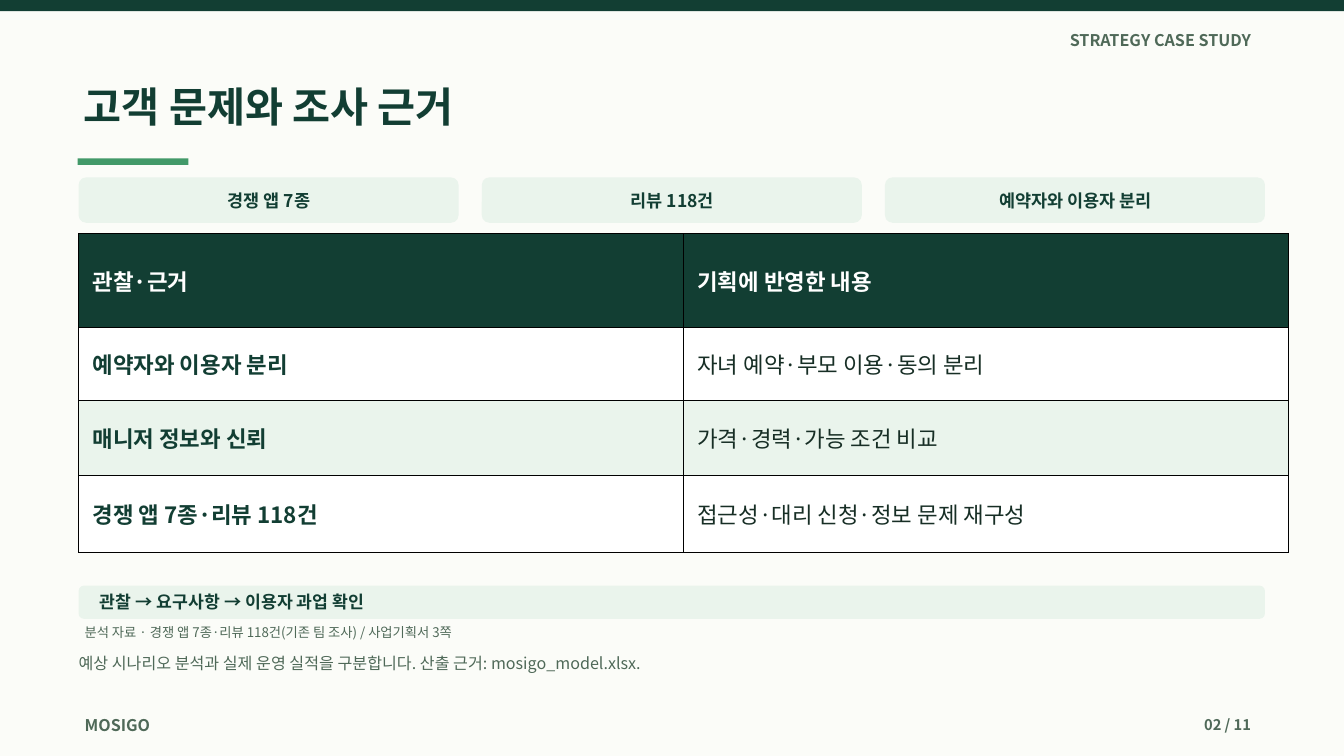
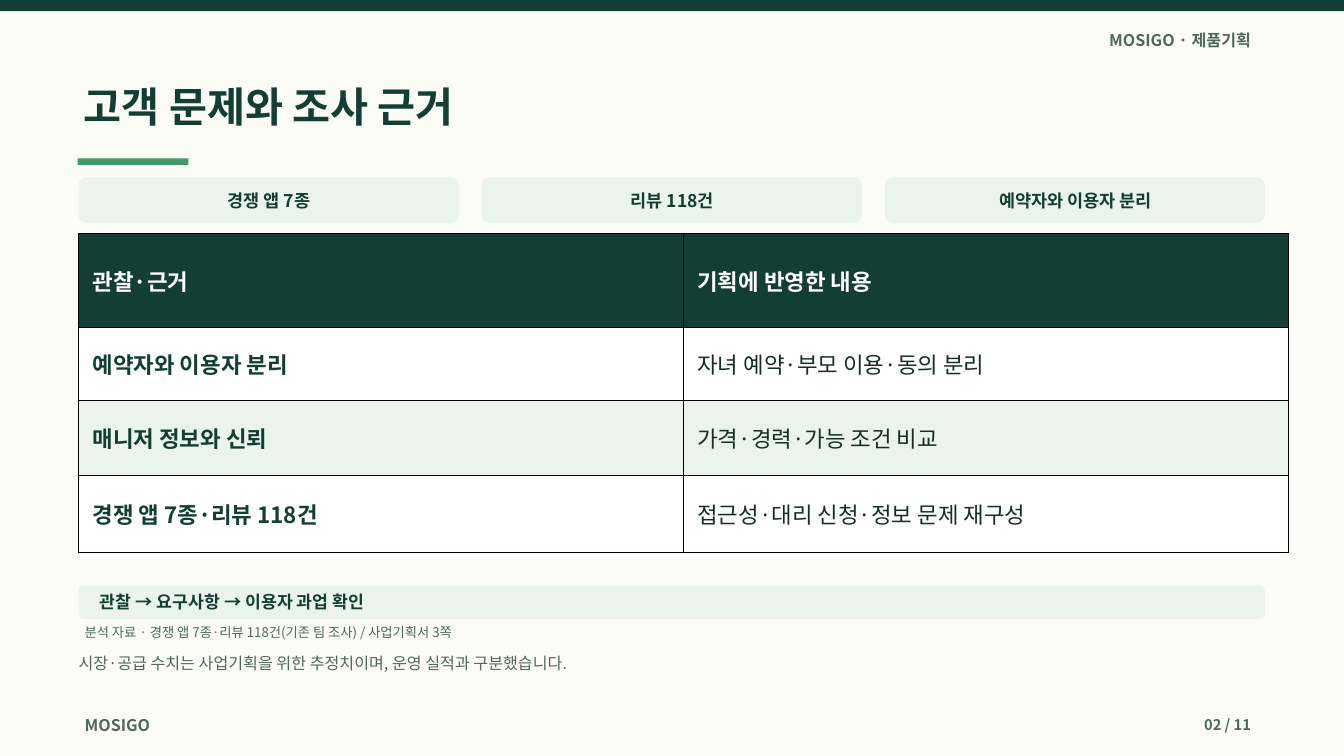
Before and after one commit to dohyunkimmm/mosigo-case-study, a slide deck: slide 2 of downloads/mosigo_report.pptx. Drawn at 1344x756 pixels with LibreOffice and Linux fonts; fonts in the diff are those of the drawing. Boxes give left, top, right and bottom in pixels: in the first picture for what was removed or moved away, otherwise in the second. Text is boxed around its words. In the diff, an @@ line names an element or a change of style, - is before the commit and + after.

Commit message:
docs: keep internal QA private and present MOSIGO as user-centered PRD
* copy: remove technical QA from portfolio and foreground user-centered PRD

* docs: keep PRD user-centered and remove public QA appendix link

* privacy: move QA appendix into private repo and exclude verification files from public Vercel site

* test: keep public PRD clean and verify private QA appendix separately

* test: ensure public PRD no longer links technical QA and QA appendix returns 404

* copy: keep editable slides focused on user needs and product design

* docs: prevent QA/English boilerplate returning when presentation binaries regenerate

* test: validate product-planning deck without internal QA or spreadsheet filenames

* copy: remove technical QA wording from business plan supporting pages

* docs: sync private-QA-free presentation, business plan and 26 public previews

* test: normalize PDF text extraction spacing for updated slide commentary

```diff
--- a/downloads/mosigo_report.pptx
+++ b/downloads/mosigo_report.pptx
@@ text at bbox=[1109, 32, 1251, 48]: text changed @@
-STRATEGY CASE STUDY
+MOSIGO · 제품기획
@@ text at bbox=[79, 655, 567, 672]: text changed @@
-예상 시나리오 분석과 실제 운영 실적을 구분합니다. 산출 근거: mosigo_model.xlsx.
+시장·공급 수치는 사업기획을 위한 추정치이며, 운영 실적과 구분했습니다.
```
Also in this commit, not shown: 9 other slides changed, 38 other files.
